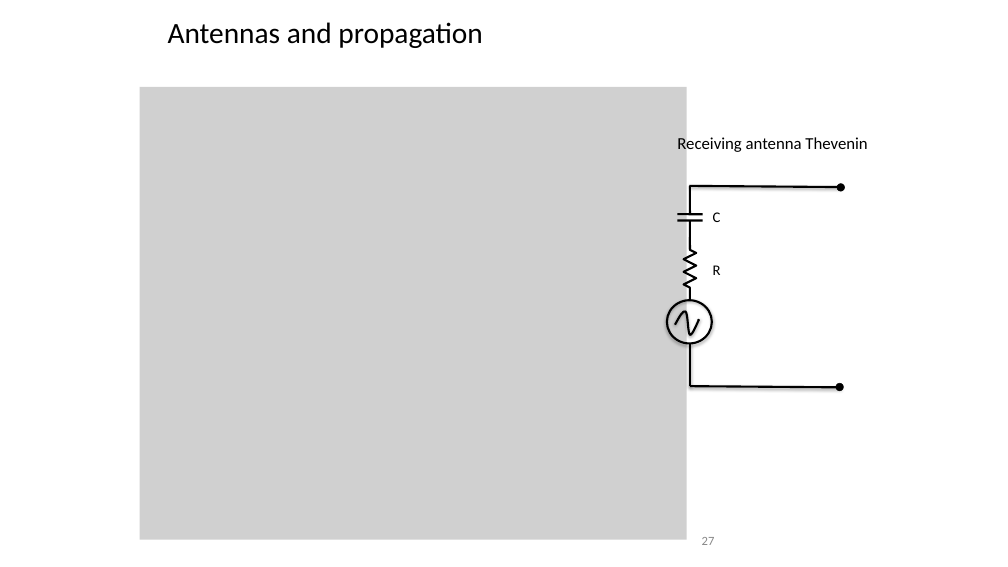
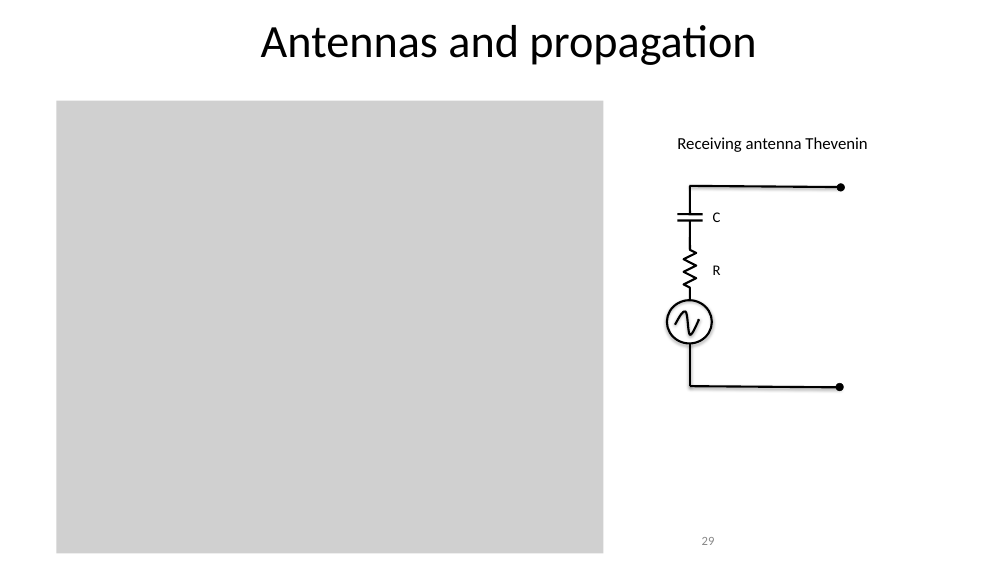
Before and after one commit to jlmucb/class_notes, a slide deck: slide 29 of science/EoRNotes.pptx (slide 27 before the commit). Drawn at 1008x567 pixels with LibreOffice and Linux fonts; fonts in the diff are those of the drawing; grey boxes stand for pictures. Boxes give left, top, right and bottom in pixels: in the first picture for what was removed or moved away, otherwise in the second. Text is boxed around its words. In the diff, an @@ line names an element or a change of style, - is before the commit and + after.

```diff
--- a/science/EoRNotes.pptx
+++ b/science/EoRNotes.pptx
@@ text "Antennas and propagation": place and size @@
-text "Antennas and propagation" at <box>168,22,483,48</box>
+text "Antennas and propagation" at <box>261,25,756,65</box>
@@ text "Antennas and propagation" at <box>261,25,756,65</box>: size 28 to 44 pt; alignment left to centre @@
@@ picture: place and size @@
-picture at <box>140,87,687,540</box>
+picture at <box>56,101,603,554</box>
```
Also in this commit, not shown: 28 other slides changed, 2 slides added, 1 other file.
